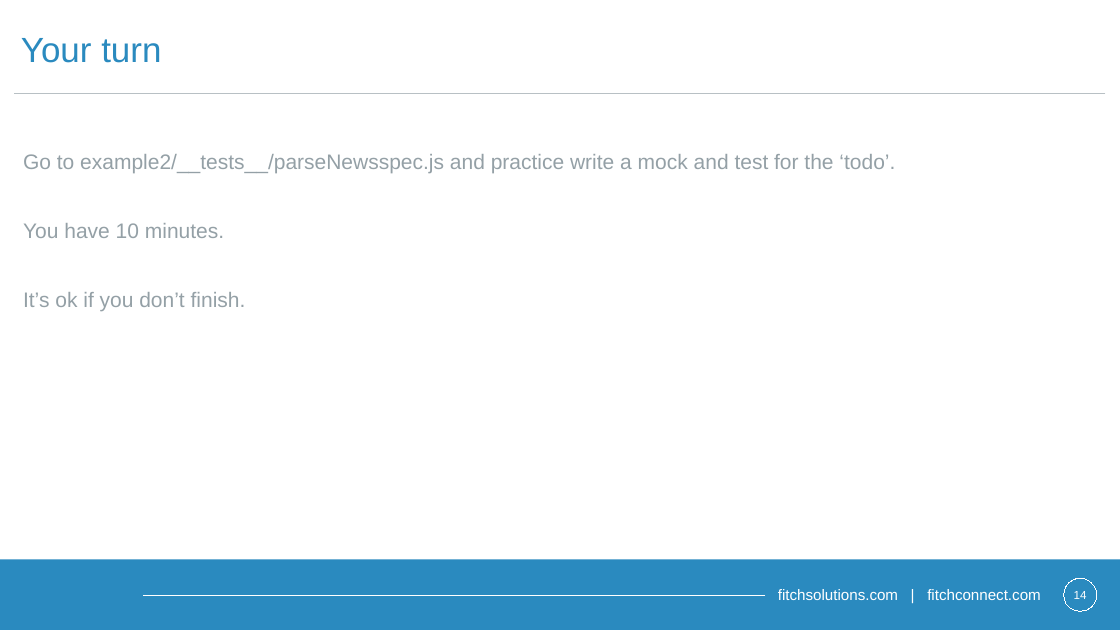
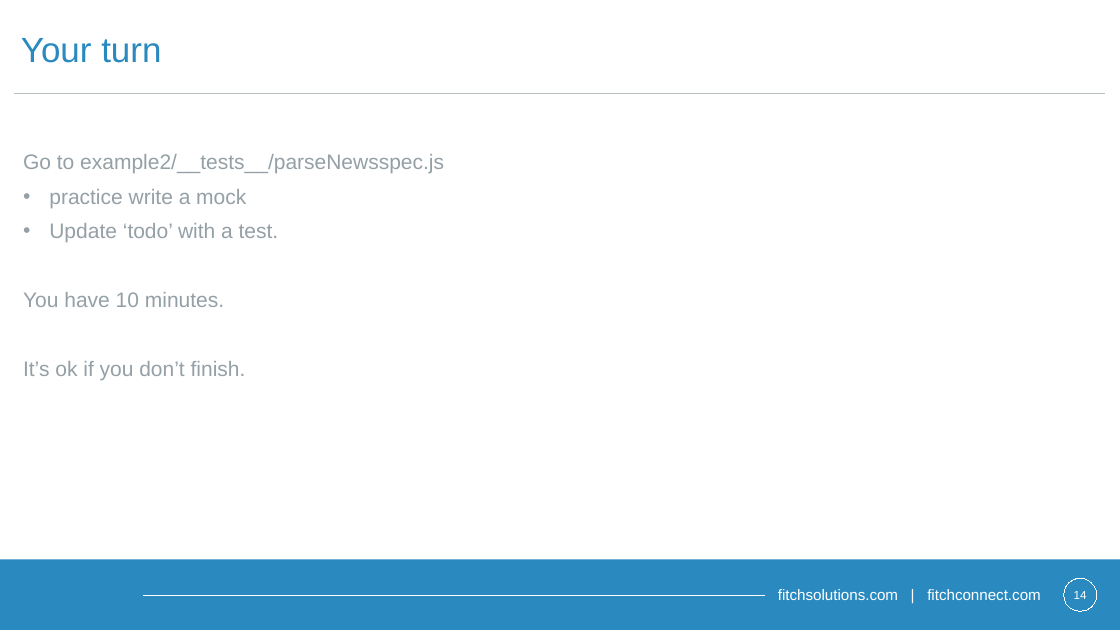
Before and after one commit to Contrapuntist/jesttutorial, a slide deck: slide 14 of presentation/unittestingintro.pptx. Drawn at 1120x630 pixels with LibreOffice and Linux fonts; fonts in the diff are those of the drawing; background and template pictures are left out. Boxes give left, top, right and bottom in pixels: in the first picture for what was removed or moved away, otherwise in the second. Text is boxed around its words. In the diff, an @@ line names an element or a change of style, - is before the commit and + after.

```diff
--- a/presentation/unittestingintro.pptx
+++ b/presentation/unittestingintro.pptx
@@ text at (x1=23, y1=154, x2=444, y2=242): text changed @@
-Go to example2/__tests__/parseNewsspec.js and practice write a mock and test for the ‘todo’.
+Go to example2/__tests__/parseNewsspec.js
+• practice write a mock
+• Update ‘todo’ with a test.
```
Also in this commit, not shown: 5 other slides changed, 1 slide added, 1 slide removed.
